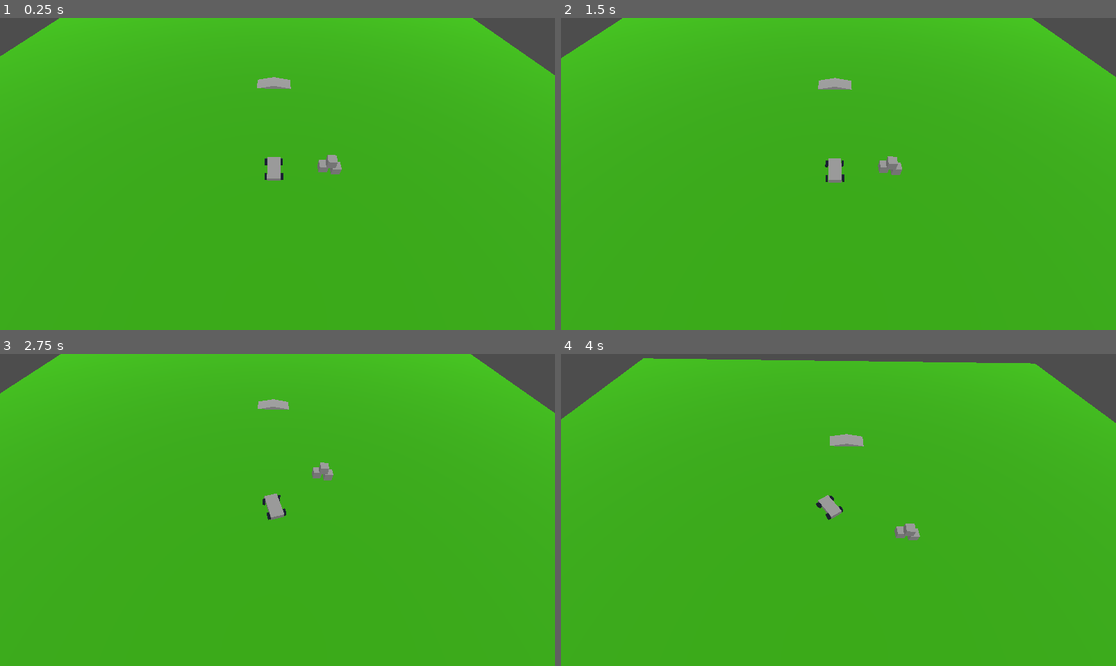
Above: before the commit, frames 1-4 (two rows, left to right).
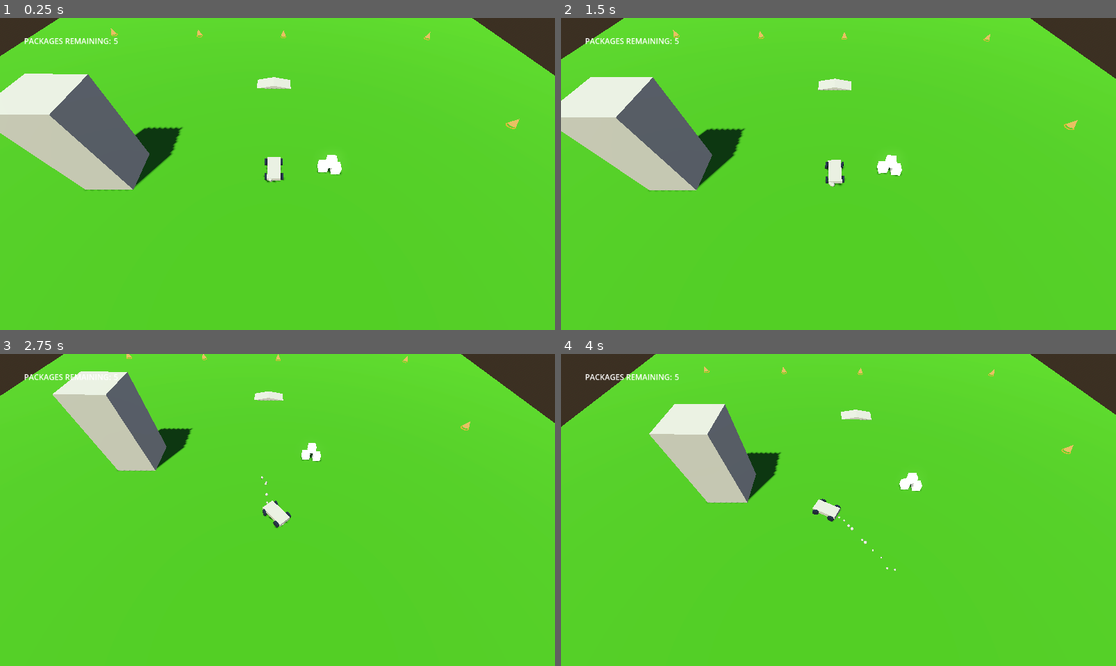
Above: after the commit, the same moments.

Repository: BabyTea/vroom
Game: Godot game, scene res://TestLevel.tscn
The game is run twice, just before and just after one commit, with the same random seed, the same clock (stepped at 60 frames per second) and the same inputs. The project has no main scene, so this scene is started directly.
Inputs:
- Up to frame 1 (0.25 s): no input
- Up to frame 2 (1.5 s): hold D (right) 0.53-1.28 s; hold Space (drift, bound only after the commit) 0.53-1.28 s; hold S (backward) from 1.28 s (still down); tap Space (drift, bound only after the commit) at 1.35 s
- Up to frame 3 (2.75 s): release S (backward) at 2.03 s; hold D (right) from 2.03 s (still down); hold Space (drift, bound only after the commit) from 2.03 s (still down)
- Up to frame 4 (4 s): release D (right) at 2.78 s; release Space (drift, bound only after the commit) at 2.78 s; hold W (forward) 2.78-3.53 s; tap Space (drift, bound only after the commit) at 2.85 s; hold A (left) from 3.53 s (still down); hold Space (drift, bound only after the commit) from 3.53 s (still down)

The runs differ from the first frame. In frame 1, 100% of the frame differs, in the area x 0-100%, y 0-100%; in frame 2, 100%; in frame 3, 100%; in frame 4, 100%.

Commit message:
Latest
Added multiple Objectives
Added game over screen with quit and restart button
Modified lighting to be less crap - Still basic.

Diff:
--- /dev/null
+++ b/GameOver.tscn
@@ -0,0 +1,47 @@
+[gd_scene load_steps=3 format=3 uid="uid://dtehfc7la3kql"]
+
+[ext_resource type="Script" path="res://Restart.gd" id="1_0xppi"]
+[ext_resource type="Script" path="res://Quit.gd" id="1_s7vsc"]
+
+[node name="GameOver" type="Control"]
+layout_mode = 3
+anchors_preset = 15
+anchor_right = 1.0
+anchor_bottom = 1.0
+grow_horizontal = 2
+grow_vertical = 2
+
+[node name="Label" type="Label" parent="."]
+z_index = 1
+layout_mode = 0
+offset_left = 342.0
+offset_top = 195.0
+offset_right = 780.0
+offset_bottom = 339.0
+text = "CONGRATS!
+YOU DELIVERED ALL THE PACKAGES!"
+horizontal_alignment = 1
+vertical_alignment = 1
+
+[node name="Restart" type="Button" parent="."]
+z_index = 1
+layout_mode = 0
+offset_left = 338.0
+offset_top = 378.0
+offset_right = 528.0
+offset_bottom = 473.0
+text = "Restart"
+script = ExtResource("1_0xppi")
+
+[node name="Quit" type="Button" parent="."]
+z_index = 1
+layout_mode = 0
+offset_left = 601.0
+offset_top = 377.0
+offset_right = 791.0
+offset_bottom = 472.0
+text = "Quit"
+script = ExtResource("1_s7vsc")
+
+[connection signal="pressed" from="Restart" to="Restart" method="_on_pressed"]
+[connection signal="pressed" from="Quit" to="Quit" method="_on_pressed"]
--- /dev/null
+++ b/Global.gd
@@ -0,0 +1,4 @@
+extends Node
+
+var packages = 5
+var restart = 0
--- /dev/null
+++ b/Glow.gdshader
@@ -0,0 +1,14 @@
+shader_type spatial;
+
+void vertex() {
+	// Called for every vertex the material is visible on.
+}
+
+void fragment() {
+	// Called for every pixel the material is visible on.
+}
+
+//void light() {
+	// Called for every pixel for every light affecting the material.
+	// Uncomment to replace the default light processing function with this one.
+//}
--- /dev/null
+++ b/Objective.gd
@@ -0,0 +1,18 @@
+extends Area3D
+
+# Called when the node enters the scene tree for the first time.
+func _ready():
+	pass
+
+
+# Called every frame. 'delta' is the elapsed time since the previous frame.
+func _process(delta):
+	pass
+
+
+func _on_body_entered(body):
+	var obj = get_parent()
+	if body.is_in_group("Player"):
+		if obj.visible == true:
+			body.obj_get()
+			obj.visible = false
--- /dev/null
+++ b/Objective.tscn
@@ -0,0 +1,32 @@
+[gd_scene load_steps=5 format=3 uid="uid://bb6o2xpkaq2kx"]
+
+[sub_resource type="StandardMaterial3D" id="StandardMaterial3D_pkf1u"]
+shading_mode = 0
+albedo_color = Color(0.827451, 0.619608, 0.305882, 1)
+
+[sub_resource type="CylinderMesh" id="CylinderMesh_bsimi"]
+material = SubResource("StandardMaterial3D_pkf1u")
+top_radius = 0.0
+height = 1.0
+radial_segments = 12
+
+[sub_resource type="StandardMaterial3D" id="StandardMaterial3D_fr8wo"]
+shading_mode = 0
+albedo_color = Color(0.717647, 0.603922, 0.188235, 1)
+
+[sub_resource type="TorusMesh" id="TorusMesh_nv20c"]
+material = SubResource("StandardMaterial3D_fr8wo")
+outer_radius = 0.631
+rings = 12
+
+[node name="Objective" type="Node3D"]
+
+[node name="MeshInstance3D" type="MeshInstance3D" parent="."]
+transform = Transform3D(1, 0, 0, 0, 1, 0, 0, 0, 1, 0, 0.802789, 0)
+cast_shadow = 0
+mesh = SubResource("CylinderMesh_bsimi")
+
+[node name="MeshInstance3D2" type="MeshInstance3D" parent="."]
+transform = Transform3D(1, 0, 0, 0, 1, 0, 0, 0, 1, 0, 0.0910075, 0)
+cast_shadow = 0
+mesh = SubResource("TorusMesh_nv20c")
--- /dev/null
+++ b/Packages.gd
@@ -0,0 +1,5 @@
+extends Label
+
+# Called every frame. 'delta' is the elapsed time since the previous frame.
+func _process(delta):
+	self.text = str(Global.packages)
--- a/Player.gd
+++ b/Player.gd
@@ -17,6 +17,31 @@
 	rpm = abs($rear_R_wheel.get_rpm())
 	$rear_R_wheel.engine_force = acceleration * max_torque * ( 1 - rpm / max_rpm )
 
+
+	# Dynamic Slip
+	# Adjusting the formula (7 / ((rpm / 200) + 1)) can tweak the results
+	$front_L_wheel.wheel_friction_slip = lerp($front_L_wheel.wheel_friction_slip,
+												9 / ((rpm / 300) + 2),
+												0.1)
+	$front_R_wheel.wheel_friction_slip = lerp($front_R_wheel.wheel_friction_slip,
+												9 / ((rpm / 300) + 2),
+												0.1)
+	$rear_L_wheel.wheel_friction_slip = lerp($rear_L_wheel.wheel_friction_slip,
+												7 / ((rpm / 200) + 1),
+												0.1)
+	$rear_R_wheel.wheel_friction_slip = lerp($rear_R_wheel.wheel_friction_slip,
+												7 / ((rpm / 200) + 1),
+												0.1)
+
+	# E-Brake Button
+	if Input.is_action_pressed("drift"):
+		$rear_L_wheel.wheel_friction_slip = lerp($rear_L_wheel.wheel_friction_slip,1.3,0.5)
+		$rear_R_wheel.wheel_friction_slip = lerp($rear_R_wheel.wheel_friction_slip,1.3,0.5)
+
+	if Input.is_action_just_released("drift"):
+		$rear_L_wheel.wheel_friction_slip = lerp($rear_L_wheel.wheel_friction_slip,5.0,0.5)
+		$rear_R_wheel.wheel_friction_slip = lerp($rear_R_wheel.wheel_friction_slip,5.0,0.5)
+
 	# This auto brakes the car when you're not actively accelerating
 	if Input.get_axis("backward","forward") == 0:
 	# Adjust the final two floats to find right balance
@@ -31,3 +56,6 @@
 	# This raises the camera in acceleration - Adjust the final float to adjust smoothness
 	# Also adjust the float multiplied against RPM for how far it zooms out
 	$Cam_Controller.position.y = lerp($Cam_Controller.position.y,(position.y * (0.1*rpm)),0.01)
+
+func obj_get():
+	Global.packages = Global.packages - 1
--- a/Player.tscn
+++ b/Player.tscn
@@ -1,9 +1,33 @@
-[gd_scene load_steps=6 format=3 uid="uid://0qyrw6kxtf4h"]
+[gd_scene load_steps=10 format=3 uid="uid://0qyrw6kxtf4h"]
 
 [ext_resource type="Script" path="res://Player.gd" id="1_jm32w"]
 
+[sub_resource type="PhysicsMaterial" id="PhysicsMaterial_ol6m3"]
+bounce = 0.5
+
+[sub_resource type="ShaderMaterial" id="ShaderMaterial_8ig8g"]
+
 [sub_resource type="BoxMesh" id="BoxMesh_nj3db"]
+material = SubResource("ShaderMaterial_8ig8g")
 size = Vector3(1.5, 0.5, 3)
+
+[sub_resource type="ParticleProcessMaterial" id="ParticleProcessMaterial_m4eai"]
+direction = Vector3(1, 0, -10)
+initial_velocity_max = 1.0
+gravity = Vector3(0, 0.3, 0)
+scale_max = 2.2
+scale_over_velocity_min = 209.87
+scale_over_velocity_max = 654.31
+turbulence_noise_speed = Vector3(0, 10, 0)
+turbulence_noise_speed_random = 4.0
+turbulence_influence_min = 0.67
+turbulence_influence_max = 1.0
+
+[sub_resource type="SphereMesh" id="SphereMesh_5dwvq"]
+radius = 0.1
+height = 0.2
+radial_segments = 6
+rings = 4
 
 [sub_resource type="StandardMaterial3D" id="StandardMaterial3D_bmmjd"]
 albedo_color = Color(0, 0.0705882, 0.160784, 1)
@@ -21,18 +45,29 @@
 [node name="Car" type="VehicleBody3D"]
 transform = Transform3D(1, 0, 0, 0, 1, 0, 0, 0, 1, 0, 1.46775, 0)
 mass = 100.0
+physics_material_override = SubResource("PhysicsMaterial_ol6m3")
 gravity_scale = 2.0
 script = ExtResource("1_jm32w")
 
 [node name="Car_Body" type="MeshInstance3D" parent="."]
 mesh = SubResource("BoxMesh_nj3db")
 
+[node name="GPUParticles3D" type="GPUParticles3D" parent="Car_Body"]
+transform = Transform3D(1, 0, 0, 0, 1, 0, 0, 0, 1, 0.352494, 0, -1.80563)
+transparency = 0.5
+cast_shadow = 0
+amount = 10
+randomness = 1.0
+visibility_aabb = AABB(-1.20751, -0.433612, -2.37696, 2.41502, 0.867225, 4.75392)
+process_material = SubResource("ParticleProcessMaterial_m4eai")
+draw_pass_1 = SubResource("SphereMesh_5dwvq")
+
 [node name="front_L_wheel" type="VehicleWheel3D" parent="."]
 transform = Transform3D(1, 0, 0, 0, 1, 0, 0, 0, 1, 0.915623, 0, 1.00705)
 use_as_steering = true
 wheel_roll_influence = 0.01
 wheel_radius = 0.4
-wheel_friction_slip = 1.4
+wheel_friction_slip = 5.0
 suspension_travel = 0.15
 suspension_stiffness = 120.0
 damping_compression = 5.0
@@ -46,7 +81,7 @@
 use_as_steering = true
 wheel_roll_influence = 0.01
 wheel_radius = 0.4
-wheel_friction_slip = 1.4
+wheel_friction_slip = 5.0
 suspension_travel = 0.15
 suspension_stiffness = 120.0
 damping_compression = 5.0
@@ -60,7 +95,7 @@
 use_as_traction = true
 wheel_roll_influence = 0.01
 wheel_radius = 0.4
-wheel_friction_slip = 1.1
+wheel_friction_slip = 3.0
 suspension_travel = 0.15
 suspension_stiffness = 80.0
 damping_compression = 5.0
@@ -74,7 +109,7 @@
 use_as_traction = true
 wheel_roll_influence = 0.01
 wheel_radius = 0.4
-wheel_friction_slip = 1.1
+wheel_friction_slip = 3.0
 suspension_travel = 0.15
 suspension_stiffness = 80.0
 damping_compression = 5.0
--- /dev/null
+++ b/Quit.gd
@@ -0,0 +1,14 @@
+extends Button
+
+
+# Called when the node enters the scene tree for the first time.
+func _ready():
+	pass # Replace with function body.
+
+
+# Called every frame. 'delta' is the elapsed time since the previous frame.
+func _process(delta):
+	pass
+
+func _on_pressed():
+	get_tree().quit()
--- /dev/null
+++ b/Restart.gd
@@ -0,0 +1,17 @@
+extends Button
+
+
+# Called when the node enters the scene tree for the first time.
+func _ready():
+	pass # Replace with function body.
+
+
+# Called every frame. 'delta' is the elapsed time since the previous frame.
+func _process(delta):
+	pass
+
+
+func _on_pressed():
+	get_tree().reload_current_scene()
+	Global.packages = 5
+	Global.restart = 1
--- /dev/null
+++ b/TestLevel.gd
@@ -0,0 +1,16 @@
+extends Node3D
+var game_over: PackedScene
+var game_over_instance
+# Called when the node enters the scene tree for the first time.
+func _ready():
+	game_over = load("res://GameOver.tscn")
+	game_over_instance = game_over.instantiate()
+
+
+# Called every frame. 'delta' is the elapsed time since the previous frame.
+func _process(delta):
+	if Global.packages == 0:
+		add_child(game_over_instance)
+	if Global.restart == 1:
+		remove_child(game_over_instance)
+		Global.restart = 0
--- a/TestLevel.tscn
+++ b/TestLevel.tscn
@@ -1,10 +1,29 @@
-[gd_scene load_steps=8 format=3 uid="uid://7u230hyjb8cw"]
+[gd_scene load_steps=18 format=3 uid="uid://7u230hyjb8cw"]
 
 [ext_resource type="PackedScene" uid="uid://0qyrw6kxtf4h" path="res://Player.tscn" id="1_v44dy"]
-[ext_resource type="PackedScene" uid="uid://dytvy4yu0yipd" path="res://box.tscn" id="2_2go7i"]
+[ext_resource type="Script" path="res://TestLevel.gd" id="1_yrw4w"]
+[ext_resource type="PackedScene" uid="uid://cmixmsibfnyxi" path="res://box.tscn" id="2_2go7i"]
+[ext_resource type="PackedScene" uid="uid://bb6o2xpkaq2kx" path="res://Objective.tscn" id="2_t3g5p"]
+[ext_resource type="Script" path="res://Objective.gd" id="4_yu318"]
+[ext_resource type="Script" path="res://Packages.gd" id="5_yxmuc"]
+
+[sub_resource type="ProceduralSkyMaterial" id="ProceduralSkyMaterial_hsmon"]
+sky_horizon_color = Color(0.64625, 0.65575, 0.67075, 1)
+ground_horizon_color = Color(0.64625, 0.65575, 0.67075, 1)
+
+[sub_resource type="Sky" id="Sky_sti4j"]
+sky_material = SubResource("ProceduralSkyMaterial_hsmon")
+
+[sub_resource type="Environment" id="Environment_87bl2"]
+background_mode = 2
+sky = SubResource("Sky_sti4j")
+tonemap_mode = 2
+glow_enabled = true
 
 [sub_resource type="StandardMaterial3D" id="StandardMaterial3D_0eu0x"]
+disable_ambient_light = true
 albedo_color = Color(0.203922, 0.658824, 0, 1)
+grow_amount = -16.0
 
 [sub_resource type="BoxMesh" id="BoxMesh_1cliq"]
 material = SubResource("StandardMaterial3D_0eu0x")
@@ -18,30 +37,28 @@
 [sub_resource type="ConcavePolygonShape3D" id="ConcavePolygonShape3D_uu4pb"]
 data = PackedVector3Array(0, 0.5, 0.5, 0.5, -0.5, 0.5, -0.5, -0.5, 0.5, 0, 0.5, -0.5, -0.5, -0.5, -0.5, 0.5, -0.5, -0.5 …(286 unchanged characters)…
 
-[node name="Node3D" type="Node3D"]
+[sub_resource type="BoxMesh" id="BoxMesh_0b5ek"]
+size = Vector3(5, 10, 5)
 
-[node name="Terrain" type="MeshInstance3D" parent="."]
-mesh = SubResource("BoxMesh_1cliq")
+[sub_resource type="ConcavePolygonShape3D" id="ConcavePolygonShape3D_362kp"]
+data = PackedVector3Array(-2.5, 5, 2.5, 2.5, 5, 2.5, -2.5, -5, 2.5, 2.5, 5, 2.5, 2.5, -5, 2.5, -2.5, -5, 2.5, 2.5, 5, -2.5, -2.5, 5, -2.5, 2.5, -5, -2.5, -2.5, 5, -2.5, -2.5, -5, -2.5, 2.5, -5, -2.5, 2.5, 5, 2.5, 2.5, 5, -2.5, 2.5, -5, 2.5, 2.5, 5, -2.5, 2.5, -5, -2.5, 2.5, -5, 2.5, -2.5, 5, -2.5, -2.5, 5, 2.5, -2.5, -5, -2.5, -2.5, 5, 2.5, -2.5, -5, 2.5, -2.5, -5, -2.5, 2.5, 5, 2.5, -2.5, 5, 2.5, 2.5, 5, -2.5, -2.5, 5, 2.5, -2.5, 5, -2.5, 2.5, 5, -2.5, -2.5, -5, 2.5, 2.5, -5, 2.5, -2.5, -5, -2.5, 2.5, -5, 2.5, 2.5, -5, -2.5, -2.5, -5, -2.5)
 
-[node name="StaticBody3D" type="StaticBody3D" parent="Terrain"]
+[sub_resource type="SphereShape3D" id="SphereShape3D_c617a"]
 
-[node name="CollisionShape3D" type="CollisionShape3D" parent="Terrain/StaticBody3D"]
-shape = SubResource("ConcavePolygonShape3D_6se3c")
+[node name="Level" type="Node3D"]
+script = ExtResource("1_yrw4w")
 
-[node name="Player" parent="." instance=ExtResource("1_v44dy")]
+[node name="WorldEnvironment" type="WorldEnvironment" parent="."]
+environment = SubResource("Environment_87bl2")
 
 [node name="DirectionalLight3D" type="DirectionalLight3D" parent="."]
-transform = Transform3D(1, 0, 0, 0, -0.108138, 0.994136, 0, -0.994136, -0.108138, 0, 100.588, 0)
-light_angular_distance = 57.13
+transform = Transform3D(-0.866023, -0.433016, 0.250001, 0, 0.499998, 0.866027, -0.500003, 0.749999, -0.43301, 0, 0, 0)
+light_color = Color(1, 1, 0.729412, 1)
+shadow_enabled = true
+shadow_opacity = 0.96
+shadow_blur = 2.0
 
-[node name="MeshInstance3D" type="MeshInstance3D" parent="."]
-transform = Transform3D(5.695, 0, 0, 0, 0.485, 0, 0, 0, 2.525, 0, 0.721726, 17.4857)
-mesh = SubResource("PrismMesh_ljjcf")
-
-[node name="StaticBody3D" type="StaticBody3D" parent="MeshInstance3D"]
-
-[node name="CollisionShape3D" type="CollisionShape3D" parent="MeshInstance3D/StaticBody3D"]
-shape = SubResource("ConcavePolygonShape3D_uu4pb")
+[node name="Player" parent="." groups=["Player"] instance=ExtResource("1_v44dy")]
 
 [node name="Box" parent="." instance=ExtResource("2_2go7i")]
 transform = Transform3D(1, 0, 0, 0, 1, 0, 0, 0, 1, -7, 1, 0)
@@ -51,3 +68,104 @@
 
 [node name="Box3" parent="." instance=ExtResource("2_2go7i")]
 transform = Transform3D(0.998273, 0, -0.0587488, 0, 1, 0, 0.0587488, 0, 0.998273, -6.29739, 2.42897, 0.0679293)
+
+[node name="Terrain" type="Node3D" parent="."]
+
+[node name="ground" type="MeshInstance3D" parent="Terrain"]
+transform = Transform3D(1, 0, 0, 0, 1, 0, 0, 0, 1, 0.0750618, -1.90735e-06, 0.00491714)
+mesh = SubResource("BoxMesh_1cliq")
+skeleton = NodePath("../..")
+
+[node name="StaticBody3D" type="StaticBody3D" parent="Terrain/ground"]
+
+[node name="CollisionShape3D" type="CollisionShape3D" parent="Terrain/ground/StaticBody3D"]
+shape = SubResource("ConcavePolygonShape3D_6se3c")
+
+[node name="MeshInstance3D" type="MeshInstance3D" parent="Terrain"]
+transform = Transform3D(5.695, 0, 0, 0, 0.485, 0, 0, 0, 2.525, 0, 0.721726, 17.4857)
+mesh = SubResource("PrismMesh_ljjcf")
+skeleton = NodePath("../..")
+
+[node name="StaticBody3D" type="StaticBody3D" parent="Terrain/MeshInstance3D"]
+
+[node name="CollisionShape3D" type="CollisionShape3D" parent="Terrain/MeshInstance3D/StaticBody3D"]
+shape = SubResource("ConcavePolygonShape3D_uu4pb")
+
+[node name="MeshInstance3D2" type="MeshInstance3D" parent="Terrain"]
+transform = Transform3D(1, 0, 0, 0, 1, 0, 0, 0, 1, 17.5208, 5.40485, 0)
+mesh = SubResource("BoxMesh_0b5ek")
+
+[node name="StaticBody3D" type="StaticBody3D" parent="Terrain/MeshInstance3D2"]
+
+[node name="CollisionShape3D" type="CollisionShape3D" parent="Terrain/MeshInstance3D2/StaticBody3D"]
+shape = SubResource("ConcavePolygonShape3D_362kp")
+
+[node name="Objective" parent="." instance=ExtResource("2_t3g5p")]
+transform = Transform3D(1, 0, 0, 0, 1, 0, 0, 0, 1, 33.3639, 0.547224, 34.8812)
+
+[node name="Area3D" type="Area3D" parent="Objective"]
+script = ExtResource("4_yu318")
+
+[node name="CollisionShape3D" type="CollisionShape3D" parent="Objective/Area3D"]
+transform = Transform3D(1.5, 0, 0, 0, 1.5, 0, 0, 0, 1.5, 0, 0.754302, 0)
+shape = SubResource("SphereShape3D_c617a")
+
+[node name="Objective2" parent="." instance=ExtResource("2_t3g5p")]
+transform = Transform3D(1, 0, 0, 0, 1, 0, 0, 0, 1, 15.636, 0.547224, 34.8812)
+
+[node name="Area3D" type="Area3D" parent="Objective2"]
+script = ExtResource("4_yu318")
+
+[node name="CollisionShape3D" type="CollisionShape3D" parent="Objective2/Area3D"]
+transform = Transform3D(1.5, 0, 0, 0, 1.5, 0, 0, 0, 1.5, 0, 0.754302, 0)
+shape = SubResource("SphereShape3D_c617a")
+
+[node name="Objective3" parent="." instance=ExtResource("2_t3g5p")]
+transform = Transform3D(1, 0, 0, 0, 1, 0, 0, 0, 1, -1.99928, 0.547224, 34.8812)
+
+[node name="Area3D" type="Area3D" parent="Objective3"]
+script = ExtResource("4_yu318")
+
+[node name="CollisionShape3D" type="CollisionShape3D" parent="Objective3/Area3D"]
+transform = Transform3D(1.5, 0, 0, 0, 1.5, 0, 0, 0, 1.5, 0, 0.754302, 0)
+shape = SubResource("SphereShape3D_c617a")
+
+[node name="Objective4" parent="." instance=ExtResource("2_t3g5p")]
+transform = Transform3D(1, 0, 0, 0, 1, 0, 0, 0, 1, -32.869, 0.547224, 34.8812)
+
+[node name="Area3D" type="Area3D" parent="Objective4"]
+script = ExtResource("4_yu318")
+
+[node name="CollisionShape3D" type="CollisionShape3D" parent="Objective4/Area3D"]
+transform = Transform3D(1.5, 0, 0, 0, 1.5, 0, 0, 0, 1.5, 0, 0.754302, 0)
+shape = SubResource("SphereShape3D_c617a")
+
+[node name="Objective5" parent="." instance=ExtResource("2_t3g5p")]
+transform = Transform3D(1, 0, 0, 0, 1, 0, 0, 0, 1, -32.869, 0.547224, 7.60102)
+
+[node name="Area3D" type="Area3D" parent="Objective5"]
+script = ExtResource("4_yu318")
+
+[node name="CollisionShape3D" type="CollisionShape3D" parent="Objective5/Area3D"]
+transform = Transform3D(1.5, 0, 0, 0, 1.5, 0, 0, 0, 1.5, 0, 0.754302, 0)
+shape = SubResource("SphereShape3D_c617a")
+
+[node name="Label" type="Label" parent="."]
+offset_left = 50.0
+offset_top = 36.0
+offset_right = 235.0
+offset_bottom = 63.0
+text = "PACKAGES REMAINING:"
+
+[node name="Packages" type="Label" parent="."]
+offset_left = 236.0
+offset_top = 36.0
+offset_right = 263.0
+offset_bottom = 63.0
+script = ExtResource("5_yxmuc")
+
+[connection signal="body_entered" from="Objective/Area3D" to="Objective/Area3D" method="_on_body_entered"]
+[connection signal="body_entered" from="Objective2/Area3D" to="Objective2/Area3D" method="_on_body_entered"]
+[connection signal="body_entered" from="Objective3/Area3D" to="Objective3/Area3D" method="_on_body_entered"]
+[connection signal="body_entered" from="Objective4/Area3D" to="Objective4/Area3D" method="_on_body_entered"]
+[connection signal="body_entered" from="Objective5/Area3D" to="Objective5/Area3D" method="_on_body_entered"]
--- a/box.tscn
+++ b/box.tscn
@@ -1,12 +1,21 @@
-[gd_scene load_steps=3 format=3 uid="uid://dytvy4yu0yipd"]
+[gd_scene load_steps=5 format=3 uid="uid://cmixmsibfnyxi"]
+
+[sub_resource type="PhysicsMaterial" id="PhysicsMaterial_r7djc"]
+bounce = 0.5
 
 [sub_resource type="BoxShape3D" id="BoxShape3D_irjhk"]
 
+[sub_resource type="StandardMaterial3D" id="StandardMaterial3D_lt8po"]
+backlight = Color(1, 0, 0, 1)
+
 [sub_resource type="BoxMesh" id="BoxMesh_bewik"]
+material = SubResource("StandardMaterial3D_lt8po")
 
 [node name="Box" type="Node3D"]
 
 [node name="RigidBody3D" type="RigidBody3D" parent="."]
+mass = 100.0
+physics_material_override = SubResource("PhysicsMaterial_r7djc")
 
 [node name="CollisionShape3D" type="CollisionShape3D" parent="RigidBody3D"]
 shape = SubResource("BoxShape3D_irjhk")
--- /dev/null
+++ b/default_env.tres
@@ -0,0 +1,7 @@
+[gd_resource type="Environment" load_steps=2 format=3 uid="uid://b1t1yd0x3si3c"]
+
+[sub_resource type="Sky" id="1"]
+
+[resource]
+background_mode = 2
+sky = SubResource("1")
--- a/project.godot
+++ b/project.godot
@@ -13,6 +13,10 @@
 config/name="Vroom"
 config/features=PackedStringArray("4.2", "Forward Plus")
 config/icon="res://icon.svg"
+
+[autoload]
+
+Global="*res://Global.gd"
 
 [input]
 
@@ -36,3 +40,8 @@
 "events": [Object(InputEventKey,"resource_local_to_scene":false,"resource_name":"","device":-1,"window_id":0,"alt_pressed":false,"shift_pressed":false,"ctrl_pressed":false,"meta_pressed":false,"pressed":false,"keycode":0,"physical_keycode":65,"key_label":0,"unicode":97,"echo":false,"script":null)
 ]
 }
+drift={
+"deadzone": 0.5,
+"events": [Object(InputEventKey,"resource_local_to_scene":false,"resource_name":"","device":-1,"window_id":0,"alt_pressed":false,"shift_pressed":false,"ctrl_pressed":false,"meta_pressed":false,"pressed":false,"keycode":0,"physical_keycode":32,"key_label":0,"unicode":32,"echo":false,"script":null)
+]
+}
